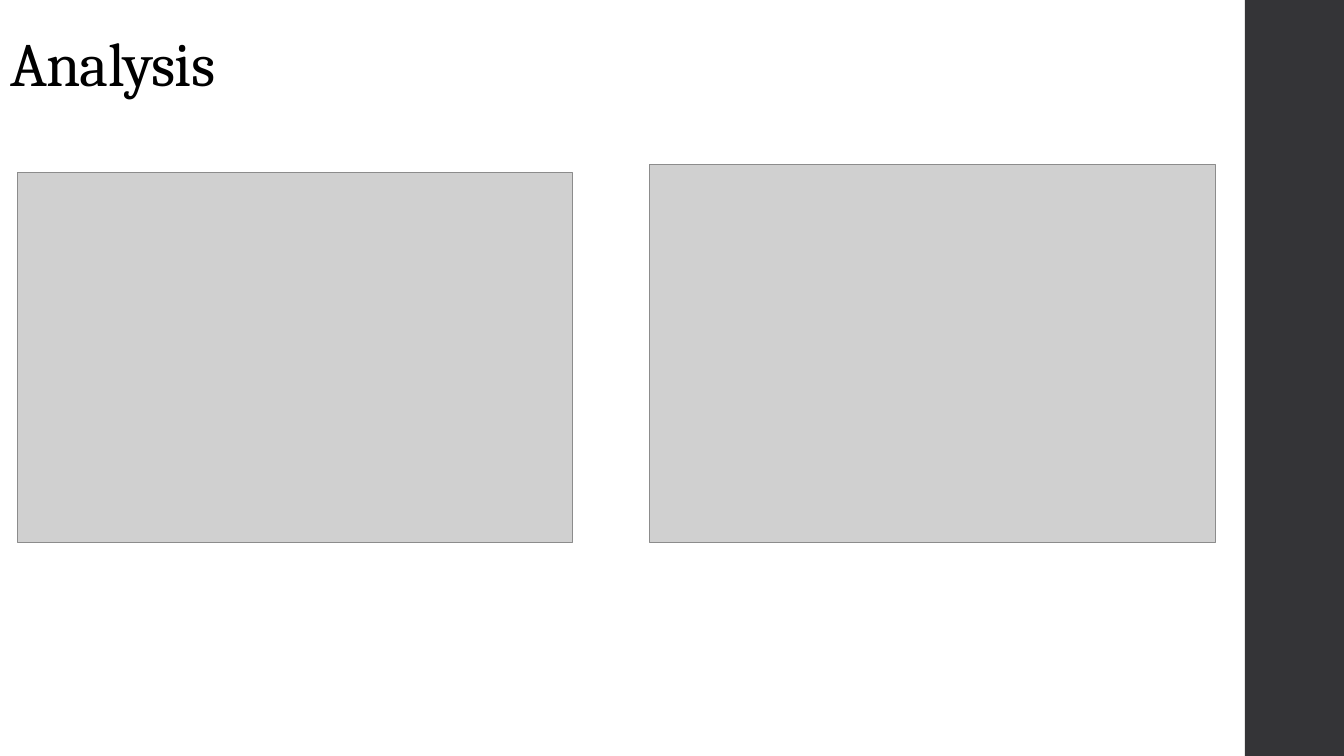
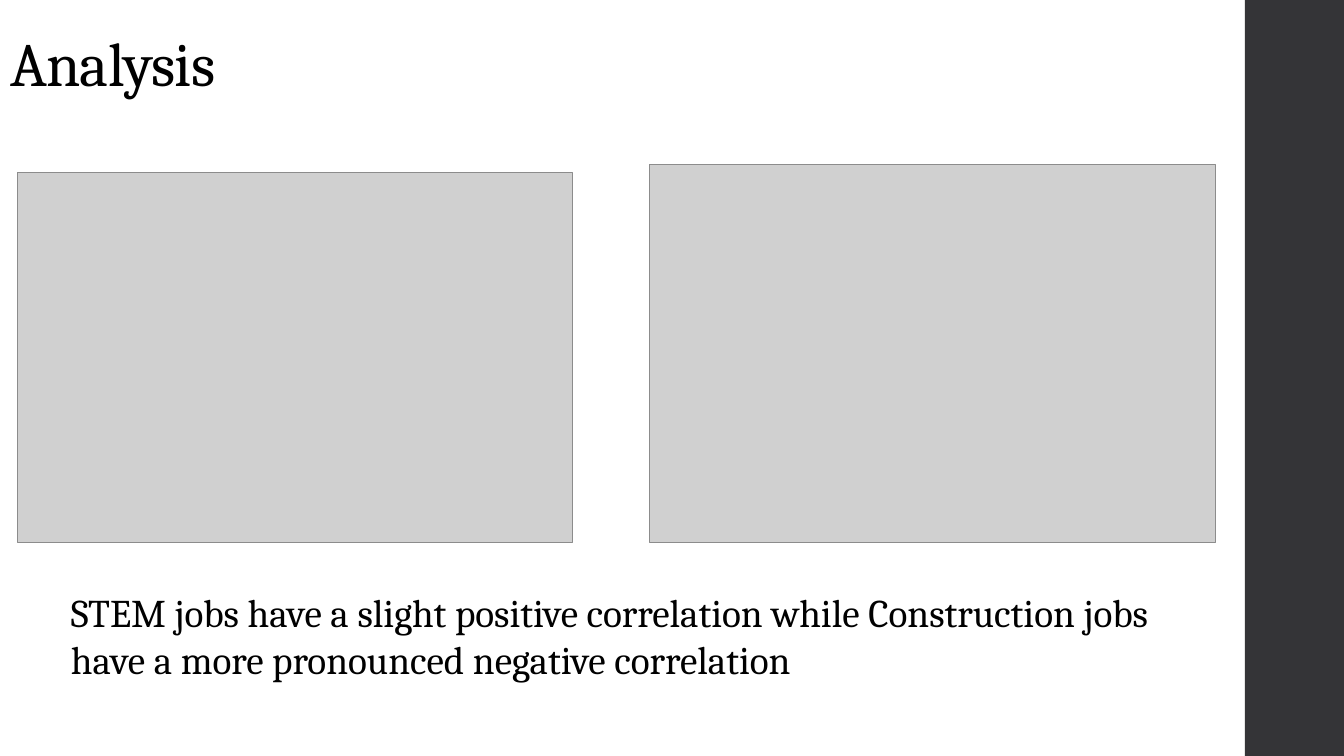
Before and after one commit to wtcarnes/Project-7-, a slide deck: slide 10 of Digging into the DEA.pptx (slide 8 before the commit). Drawn at 1344x756 pixels with LibreOffice and Linux fonts; fonts in the diff are those of the drawing; grey boxes stand for pictures. Boxes give left, top, right and bottom in pixels: in the first picture for what was removed or moved away, otherwise in the second. Text is boxed around its words. In the diff, an @@ line names an element or a change of style, - is before the commit and + after.

```diff
--- a/Digging into the DEA.pptx
+++ b/Digging into the DEA.pptx
@@ text added at [71,599,1148,683], 28 pt, text #000000 @@
+STEM jobs have a slight positive correlation while Construction jobs have a more pronounced negative correlation
```
Also in this commit, not shown: 3 other slides changed, 2 slides added.
